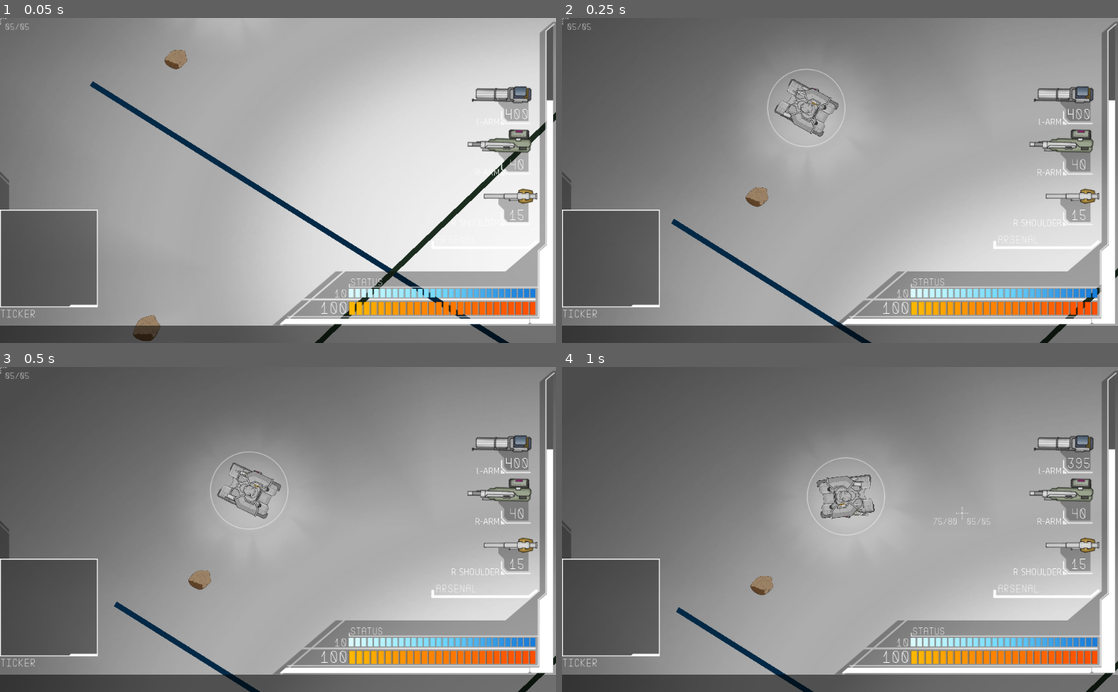
Above: before the commit, frames 1-4 (two rows, left to right).
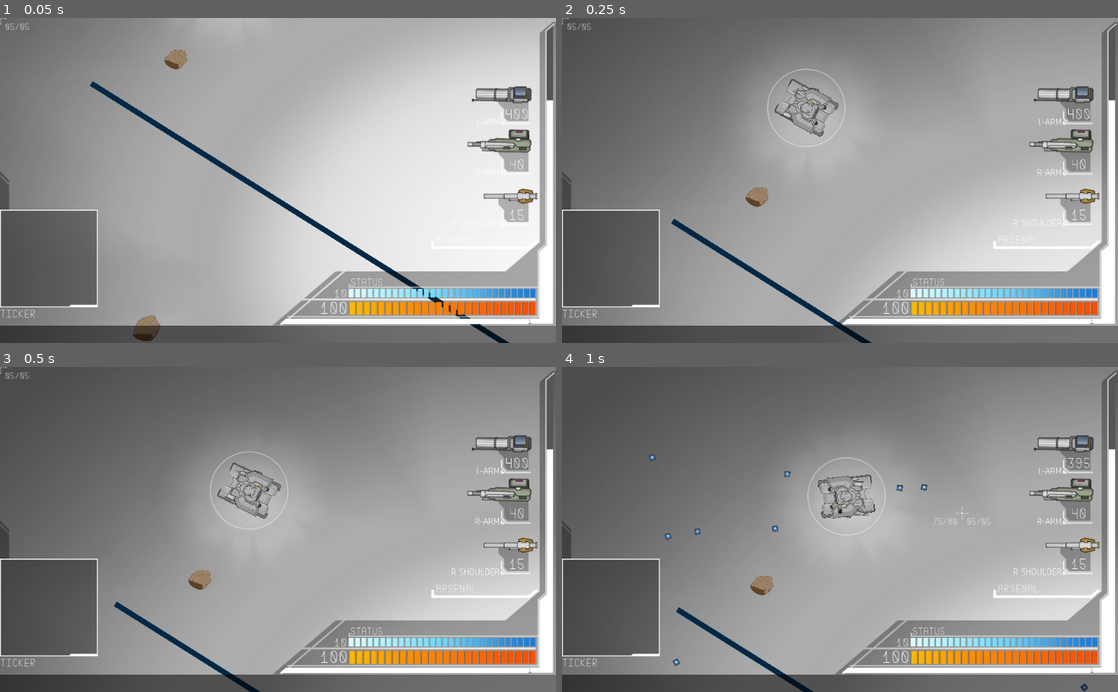
Above: after the commit, the same moments.

Repository: Littlerun-Bastion/Soulless-Steel
Game: Godot game, scene res://game/arena/Arena.tscn
The game is run twice, just before and just after one commit, with the same random seed, the same clock (stepped at 60 frames per second) and the same inputs.
Inputs (mouse positions are in pixels of both pictures, inside the frame that each line leads up to):
- Up to frame 1 (0.05 s): no input
- Up to frame 2 (0.25 s): no input
- Up to frame 3 (0.5 s): no input
- Up to frame 4 (1 s): tap Enter at 0.5 s; move the mouse to (962, 513) at 0.52 s; press the mouse at (962, 513) at 0.53 s; hold D (right) from 0.53 s (still down)

The runs differ from the first frame. In frame 1, 0.9% of the frame differs, in the area x 56-100%, y 28-100%; in frame 2, 0.2%; in frame 3, 0.1%; in frame 4, 0.6%.

Commit message:
Refactor on enemy shooting

Diff:
--- a/project/game/mecha/Enemy.gd
+++ b/project/game/mecha/Enemy.gd
@@ -36,7 +36,6 @@
 func _process(delta):
 	if not is_stunned():
 		var state = logic.get_current_state()
-		check_for_targets()
 
 		if has_method("do_"+state):
 			call("do_"+state, delta)
@@ -74,6 +73,25 @@
 	pathing_debug.points = local_points
 	pathing_debug.global_rotation = 0
 
+
+#Auxiliary functions
+
+func check_for_targets():
+	#Check if current target is still in distance
+	if valid_target and is_instance_valid(valid_target):
+		if position.distance_to(valid_target.position) > engage_distance:
+			valid_target = false
+
+	#Find new target
+	if not valid_target:
+		var min_distance = 99999999
+		for target in all_mechas:
+			var distance = position.distance_to(target.position)
+			if target != self and distance <= engage_distance and distance < min_distance:
+				valid_target = target
+				min_distance = distance
+
+
 func shoot_weapons():
 	try_to_shoot("arm_weapon_left")
 	try_to_shoot("arm_weapon_right")
@@ -98,14 +116,13 @@
 	return point
 
 
-
 func random_pos_targeting():
 	randomize()
 
 	var rand_pos = Vector2()
 	var angle = rand_range(0, 2.0*PI)
 	var direction = Vector2(cos(angle), sin(angle))
-	var rand_radius = rand_range(300, 500)
+	var rand_radius = rand_range(400, 800)
 	rand_pos = valid_target.position + direction * rand_radius
 
 	return navigation_node.get_closest_point(rand_pos)
@@ -129,15 +146,14 @@
 #	return navigation_node.get_closest_point(rand_pos)
 
 
-func do_roaming(delta):
-	if not final_pos:
-		final_pos = random_valid_pos()
-
+func path_movement(delta, target_position, look_pos = false):
 	if not path or path.empty():
-		path = navigation_node.get_simple_path(global_position, final_pos)
+		path = navigation_node.get_simple_path(global_position, target_position)
 
 	if path.size() > 0:
-		apply_rotation_by_point(delta, path[0], false)
+		if not look_pos:
+			look_pos = path[0]
+		apply_rotation_by_point(delta, look_pos, false)
 		apply_movement(delta, path[0] - position)
 		if position.distance_to(path[0]) <= 10:
 			path.pop_front()
@@ -145,55 +161,32 @@
 				final_pos = false
 				path = []
 
-	if not valid_target:
-		check_for_targets()
+
+# State methods
+
+func do_roaming(delta):
+	if not final_pos:
+		final_pos = random_valid_pos()
+
+	path_movement(delta, final_pos)
+
+	check_for_targets()
 
 
 
 func do_targeting(delta):
+	check_for_targets()
 	if not valid_target:
 		return
 
 	var enemy_area_point
 
-	if not final_pos or position.distance_to(final_pos) < 10:
-		enemy_area_point = random_pos_targeting()
+	if not final_pos:
+		final_pos = random_pos_targeting()
 
-	if not path:
-		path = navigation_node.get_simple_path(self.position, enemy_area_point)
-
-	if path.size() > 0:
-		for place in path:
-			apply_rotation_by_point(delta, valid_target.position, false)
-			apply_movement(delta,  Vector2(path[0].x-position.x,\
-				   			  	   path[0].y-position.y))
-
-	if global_position.distance_to(path[0]) <= 10:
-			path.pop_front()
-			if path.size() == 0:
-				final_pos = random_pos_targeting()
-				path = navigation_node.get_simple_path(self.global_position, final_pos)
-
+	path_movement(delta, final_pos, valid_target.position)
 	shoot_weapons()
 
 
 func do_idle(_delta):
 	pass
-
-
-func check_for_targets():
-	var target_to_return
-
-	for target in all_mechas:
-		if target != self and position.distance_to(target.position) < engage_distance:
-			target_to_return = target
-
-	for target in all_mechas:
-		if target_to_return:
-			if position.distance_to(target_to_return.position) > position.distance_to(target.position):
-				target_to_return = target
-
-	if target_to_return:
-		valid_target = target_to_return
-	else:
-		valid_target = false
--- a/project/game/mecha/enemy_logic/EnemyLogic.gd
+++ b/project/game/mecha/enemy_logic/EnemyLogic.gd
@@ -5,21 +5,22 @@
 var g = GRAPH.new()
 var current_state
 
-func _ready():
-	pass
-
 
 func setup():
 	g.add_a_node("idle")
 	g.add_a_node("roaming")
 	g.add_a_node("targeting")
 
-	g.add_connection("idle", "roaming", funcref(self, "idle_to_roaming"))
-	g.add_connection("idle", "targeting", funcref(self, "idle_to_targeting"))
-	g.add_connection("roaming", "idle", funcref(self, "roaming_to_idle"))
-	g.add_connection("roaming", "targeting", funcref(self, "roaming_to_targeting"))
-	g.add_connection("targeting", "idle", funcref(self, "targeting_to_idle"))
-	g.add_connection("targeting", "roaming", funcref(self, "targeting_to_roaming"))
+	add_connection("idle", "roaming")
+	add_connection("idle", "targeting")
+	add_connection("roaming", "idle")
+	add_connection("roaming", "targeting")
+	add_connection("targeting", "idle")
+	add_connection("targeting", "roaming")
+
+
+func add_connection(from, to):
+	g.add_connection(from, to, funcref(self, from+"_to_"+to))
 
 
 func get_current_state():
@@ -31,48 +32,37 @@
 	var a_node = g.get_a_node(g.current_state)
 	var valid_connections = a_node.get_valid_connections(enemy)
 	for connection in valid_connections:
-		if connection.id != get_current_state():
-			printt("new state: " + str(connection.id))
 		g.set_state(connection.id)
 		break
 
 
 ## STATE METHODS ##
 
-func idle_to_roaming(_args):
-	return true
-	if not _args.valid_target and g.get_current_state()=="idle":
-		return true
-	else:
-		return false
+func idle_to_roaming(args):
+	return not args.valid_target
 
 
-func idle_to_targeting(_args):
-	return false
-	if _args.valid_target and g.get_current_state() == "idle":
-		return true
-	else:
-		return false
+func idle_to_targeting(args):
+	return args.valid_target
 
 
 func roaming_to_idle(_args):
 	return false
 
 
-func roaming_to_targeting(_args):
-	return false
-	if _args.valid_target and g.get_current_state() == "roaming":
-		return true
-	else:
-		return false
+func roaming_to_targeting(args):
+	if args.valid_target:
+		args.path = []
+		args.final_pos = false
+	return args.valid_target
 
 
 func targeting_to_idle(_args):
 	return false
 
 
-func targeting_to_roaming(_args):
-	if not _args.valid_target and g.get_current_state() == "targeting":
-		return true
-	else:
-		return false
+func targeting_to_roaming(args):
+	if not args.valid_target:
+		args.path = []
+		args.final_pos = false
+	return not args.valid_target
